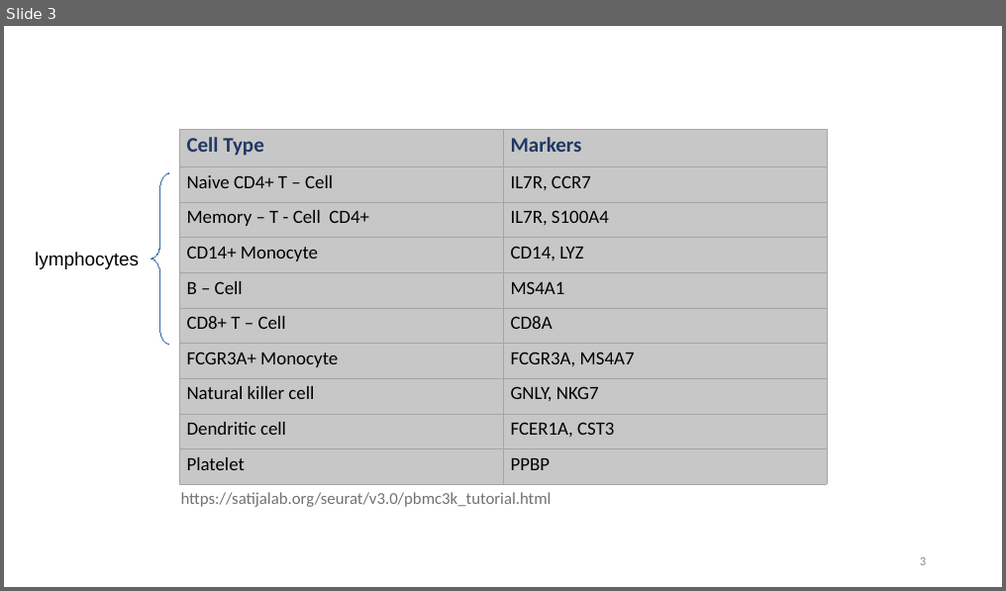
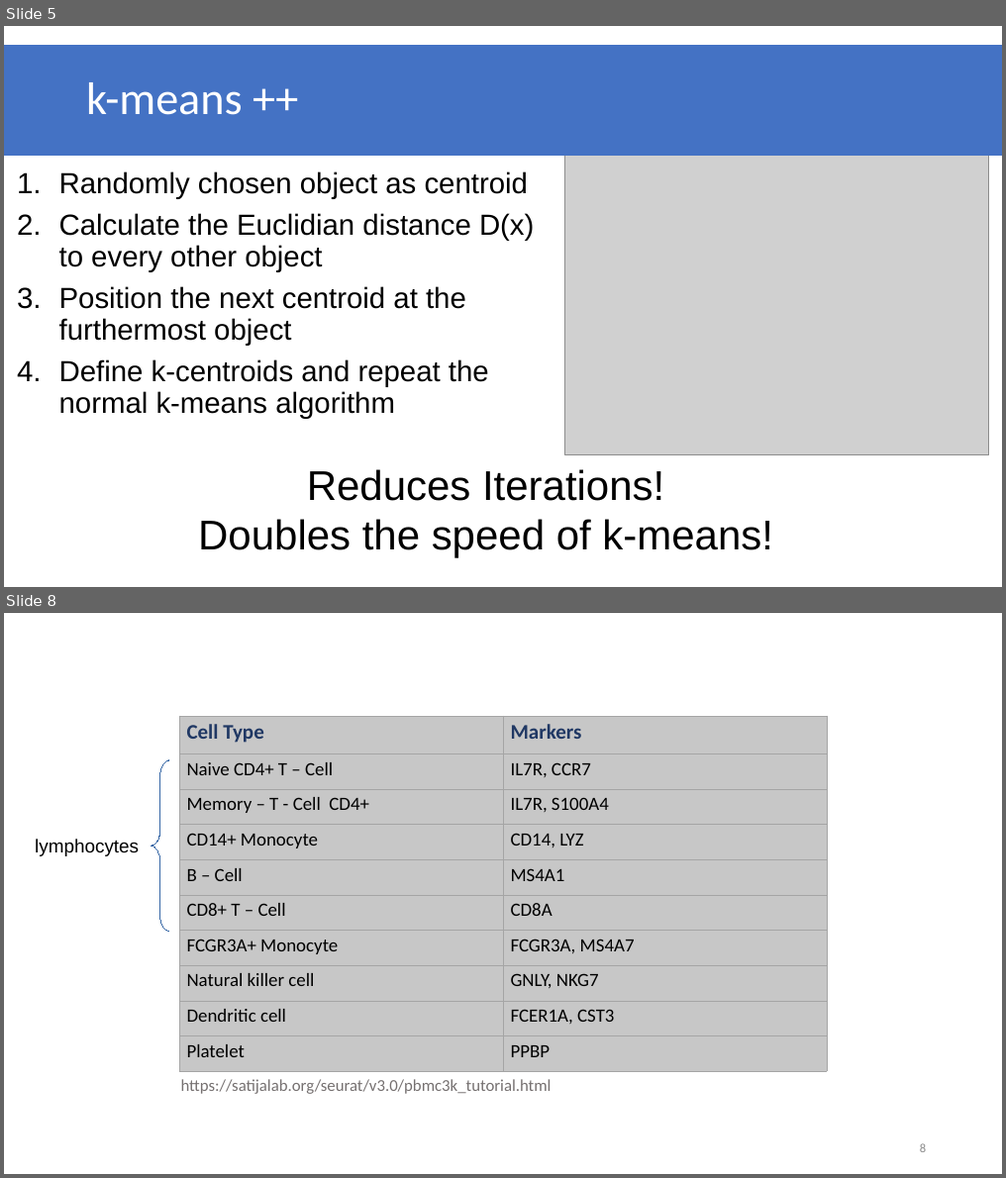
Before and after one commit to datascience-mobi/group-01-project-4-1, a slide deck: K-means clustering.pptx. Shown one above the other, each under a label of ours: slide 3 before the commit, slides 5 and 8 after it; the slides between them are not shown. The pictures are 1006x591 and 1006x1178 pixels, drawn with LibreOffice and Linux fonts; fonts in the diff are those of the drawing; grey boxes stand for pictures. Boxes give left, top, right and bottom in pixels: in the first picture for what was removed or moved away, otherwise in the second. Text is boxed around its words. In the diff, an @@ line names an element or a change of style, - is before the commit and + after.

```diff
--- a/K-means clustering.pptx
+++ b/K-means clustering.pptx
@@ slide 5 added at <box>4,26,1002,587</box>, background #FFFFFF @@
@@ rectangle added at <box>4,46,1002,155</box>, fill #4472C4, outline #4472C4 2 pt, 44 pt, text #FFFFFF @@
+k-means ++
@@ text added at <box>59,172,534,419</box>, 28 pt, text #000000 @@
+1. Randomly chosen object as centroid
+2. Calculate the Euclidian distance D(x) to every other object
+3. Position the next centroid at the furthermost object
+4. Define k-centroids and repeat the normal k-means algorithm
@@ picture added at <box>565,151,989,456</box> @@
@@ text added at <box>198,470,773,559</box>, 40 pt, text #000000 @@
+Reduces Iterations!
+Doubles the speed of k-means!
@@ what was slide 3 is now slide 8 @@
@@ page number at <box>920,1144,926,1153</box>: text changed @@
-3
+8
```
Also in this commit, not shown: 1 slide changed, 4 other slides added.
